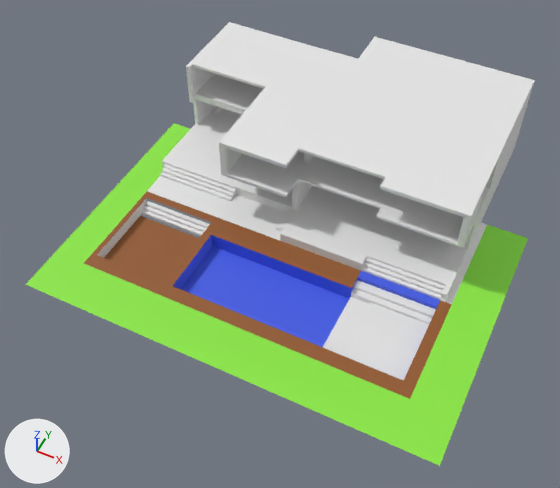
What one commit did to the FBX model Assets/models/HouseModels/VRCChillRoom.fbx.
Before and after are seen from a camera (50 mm lens) standing at (30.0, -89.7, 88.5) and looking at (-5.5, -18.7, -0.3). The lights are fixed; the arrows at lower left show +X, +Y and +Z. Where no turn or scale is listed for an object, it has been applied to the vertices. Vertices at the same position are counted once.

The first picture shows 'Cube.002', 'house model', 'stairs by the grill', 'stairs near swimming pool', 'swimming pool stairs'.
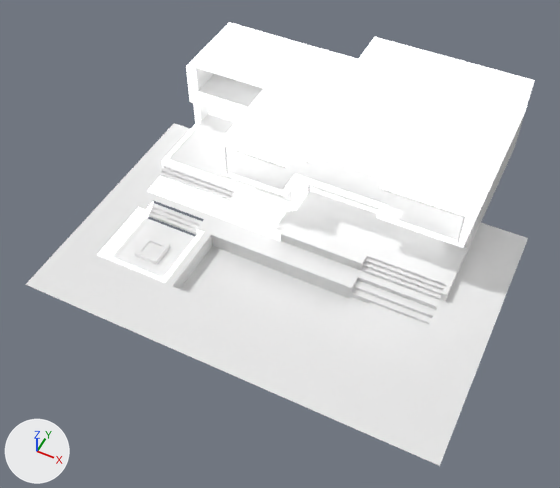
Diff of the bpy script that builds the scene:
```diff
--- a/Assets/models/HouseModels/VRCChillRoom.fbx.py
+++ b/Assets/models/HouseModels/VRCChillRoom.fbx.py
@@ mat_stone_walls @@
 mat_stone_walls.base_color = (0.8, 0.8, 0.8)  # white #e7e7e7
+mat_stone_walls.emission_strength = 1.0
@@ mat_pool_grid @@
 mat_pool_grid = principled_material('Pool grid')
-mat_pool_grid.base_color = (0.0561, 0.111, 0.8)  # blue #435ee7
+mat_pool_grid.base_color = (0.8, 0.8, 0.8)  # white #e7e7e7
@@ mat_wooden_grains @@
 mat_wooden_grains = principled_material('Wooden grains')
-mat_wooden_grains.base_color = (0.296, 0.0997, 0.0232)  # brown #94592a
+mat_wooden_grains.base_color = (0.8, 0.8, 0.8)  # white #e7e7e7
@@ mat_grass @@
 mat_grass = principled_material('Grass')
-mat_grass.base_color = (0.258, 0.8, 0.052)  # green #8be740
+mat_grass.base_color = (0.8, 0.8, 0.8)  # white #e7e7e7
@@ me_cube_015 @@
-me_cube_015.from_pydata(...)  # 1133 vertices, 1132 faces; spans x -34.4..29.4, y -43.3..18.8, z -11.0..5.9
+me_cube_015.from_pydata(...)  # 1269 vertices, 1240 faces; spans x -34.4..29.4, y -43.3..18.8, z -11.0..5.9
+# me_cube_015 part 1
+# 4 vertices are removed from x -28.4..-16.2, y -21.4..-20.1, z -10.3
+# 147 faces are deleted
+# 16 vertices are added at x -29.2..-15.8, y -22.4..5.7, z -10.3..5.4
+# 56 new vertices lie (0.0, -3.1, 0.0) away from vertices in x -34.4..29.4, y -8.9, z -8.4..5.9
+# 24 new vertices lie (0.0, -1.5, 0.0) away from vertices in x -15.8..-4.7, y -14.8, z -0.6..5.9
+# 24 new vertices lie (0.0, -1.4, 0.0) away from vertices in x 8.8..21.9, y -12.9, z -0.5..5.9
+# 20 new vertices lie (0.0, -3.2, 0.0) away from vertices in x -14.9..21.1, y -8.9, z -0.2..5.4
+# 199 new faces join them, mat_stone_walls (white #e7e7e7)
+# 19 new faces join them, mat_dark_wood_planks (white #e7e7e7)
+# 29 new faces join them, mat_wood_planks_chill_room (white #e7e7e7)
+# 4 new faces join them, mat_steam_wooden_planks (white #e7e7e7)
+# 8 new faces join them, mat_grass (white #e7e7e7)
+# 4 new faces join them, mat_wooden_grains (white #e7e7e7)
+# 2 new faces join them, mat_bathroom_tiles (white #e7e7e7)
+# me_cube_015 part 2: 1 face spanning x -28.4..-16.2, y -33.8..-22.4, z -10.3 switches from mat_wooden_grains (brown #94592a) to mat_dark_wood_planks (white #e7e7e7)
 me_cube_015.materials.append(mat_stone_walls)
@@ me_cube_015 @@
 me_cube_015.materials.append(mat_grass)
+me_cube_015.materials.append(mat_dark_wood_planks)  # white #e7e7e7
+me_cube_015.materials.append(mat_natural_rocks_pattern)  # white #e7e7e7
+me_cube_015.materials.append(mat_steam_wooden_planks)  # white #e7e7e7
+me_cube_015.materials.append(mat_wood_planks_chill_room)  # white #e7e7e7
+me_cube_015.materials.append(mat_kitchen_tiles)  # white #e7e7e7
+me_cube_015.materials.append(mat_tiles)  # white #e7e7e7
+me_cube_015.materials.append(mat_bathroom_tiles)  # white #e7e7e7
+me_cube_015.materials.append(mat_black_store)  # white #e7e7e7
@@ ob_grill_seats_desks @@
+ob_grill_seats_desks = bpy.data.objects.new('grill seats desks', me_cube_003)  # 72 vertices, 36 faces; spans x -5.96..5.96, y -4.34..6.78, z 0.0..0.04; in mat_stone_walls (white #e7e7e7)
+ob_grill_seats_desks.location = (-23.6, -28.3, -2.1)
@@ ob_simple_fireplace @@
+ob_simple_fireplace = bpy.data.objects.new('Simple fireplace', me_cube_006)  # 32 vertices, 29 faces; spans x -24.25..-20.35, y -30.15..-26.13, z -10.29..-9.63; in mat_dark_wood_planks (white #e7e7e7)
+ob_simple_fireplace.location = (-1.3, 1.1, 7.5)
@@ ob_grill_seats_frame @@
+ob_grill_seats_frame = bpy.data.objects.new('Grill seats frame', me_cube_001)  # 69 vertices, 67 faces; spans x -6.08..6.08, y -4.5..6.93, z -0.05..0.05; in mat_stone_walls (white #e7e7e7)
+ob_grill_seats_frame.location = (-23.6, -28.3, -2.1)
```

Where the change shows, as pixel boxes (x1, y1, x2, y2) in the pictures (560 x 488 px):
'house model', surface changed, recoloured, reshaped: (25, 22, 535, 466) in both
'Simple fireplace', added: after (134, 236, 170, 265)
'grill seats desks', added: after (103, 214, 200, 283)
'Grill seats frame', added: after (102, 213, 201, 279)
part 1 of me_cube_015, built on: (139, 73, 514, 291) in both
part 2 of me_cube_015, recoloured (brown to white): (104, 216, 198, 282) in both
